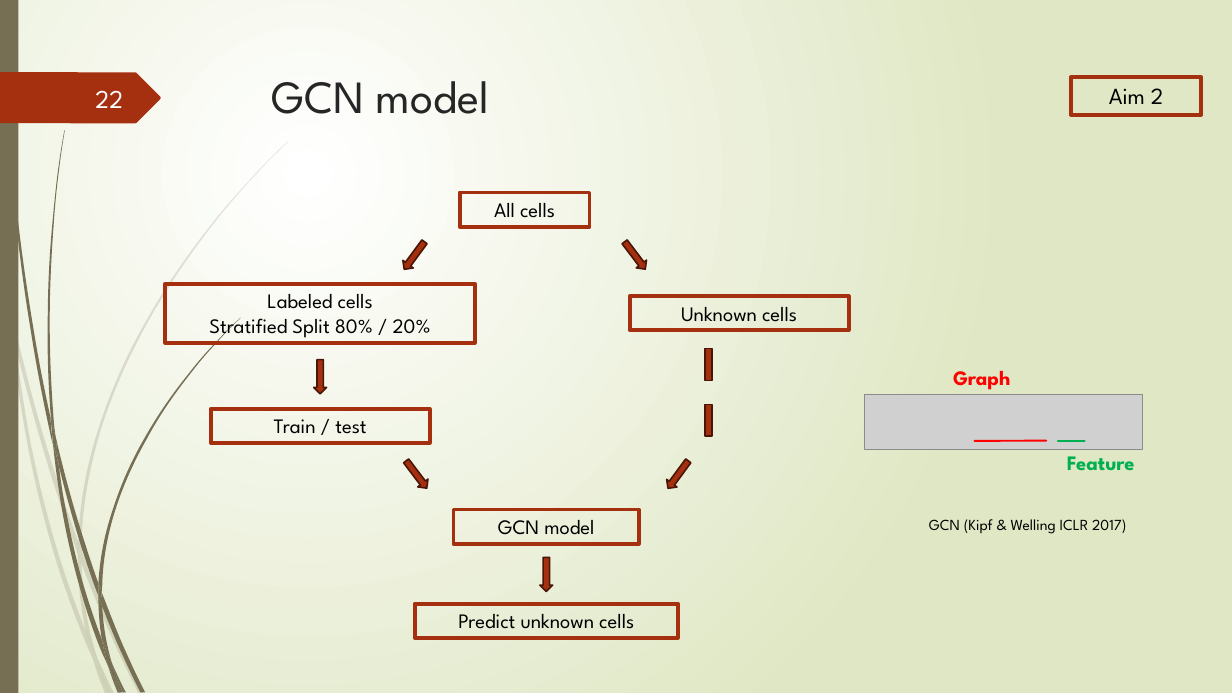
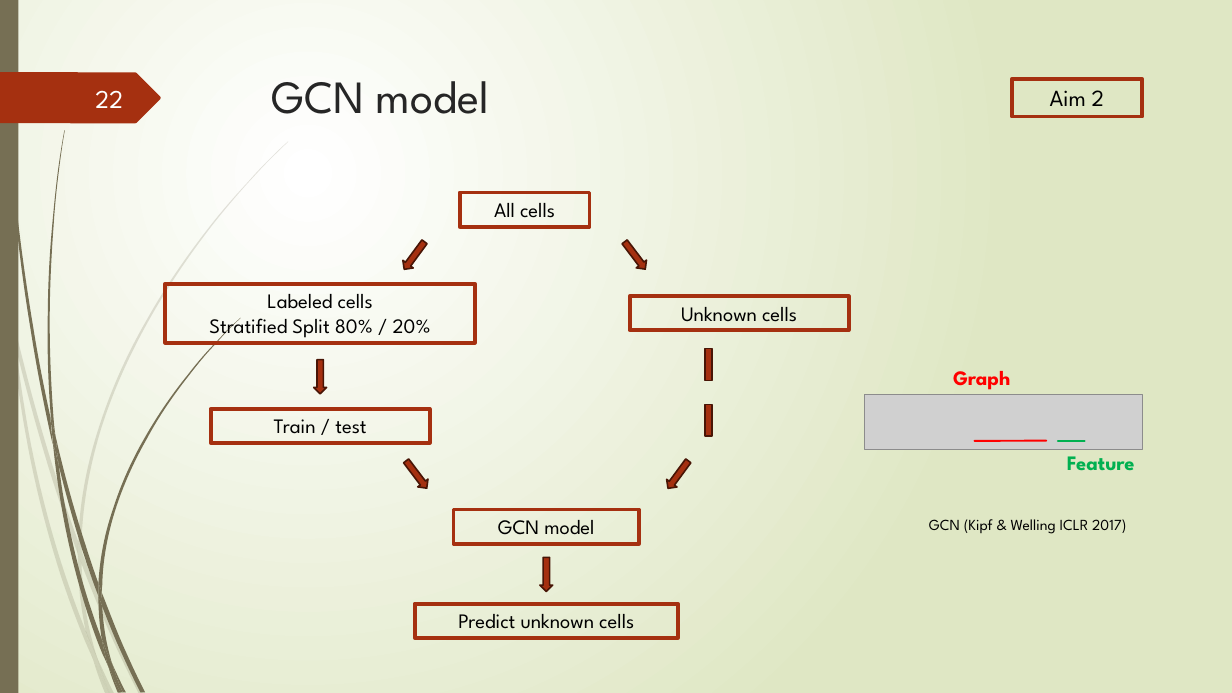
Before and after one commit to Lai-jun-yan/Academia-Sinica-internship-project, a slide deck: slide 22 of 暑期實習進度報告/presentation_final.pptx. Drawn at 1232x693 pixels with LibreOffice and Linux fonts; fonts in the diff are those of the drawing; grey boxes stand for pictures. Boxes give left, top, right and bottom in pixels: in the first picture for what was removed or moved away, otherwise in the second. Text is boxed around its words. In the diff, an @@ line names an element or a change of style, - is before the commit and + after.

```diff
--- a/暑期實習進度報告/presentation_final.pptx
+++ b/暑期實習進度報告/presentation_final.pptx
@@ rectangle "Aim 2": place and size @@
-rectangle "Aim 2" at [1071,78,1202,115]
+rectangle "Aim 2" at [1012,79,1142,116]
```
Also in this commit, not shown: 4 other slides changed.
